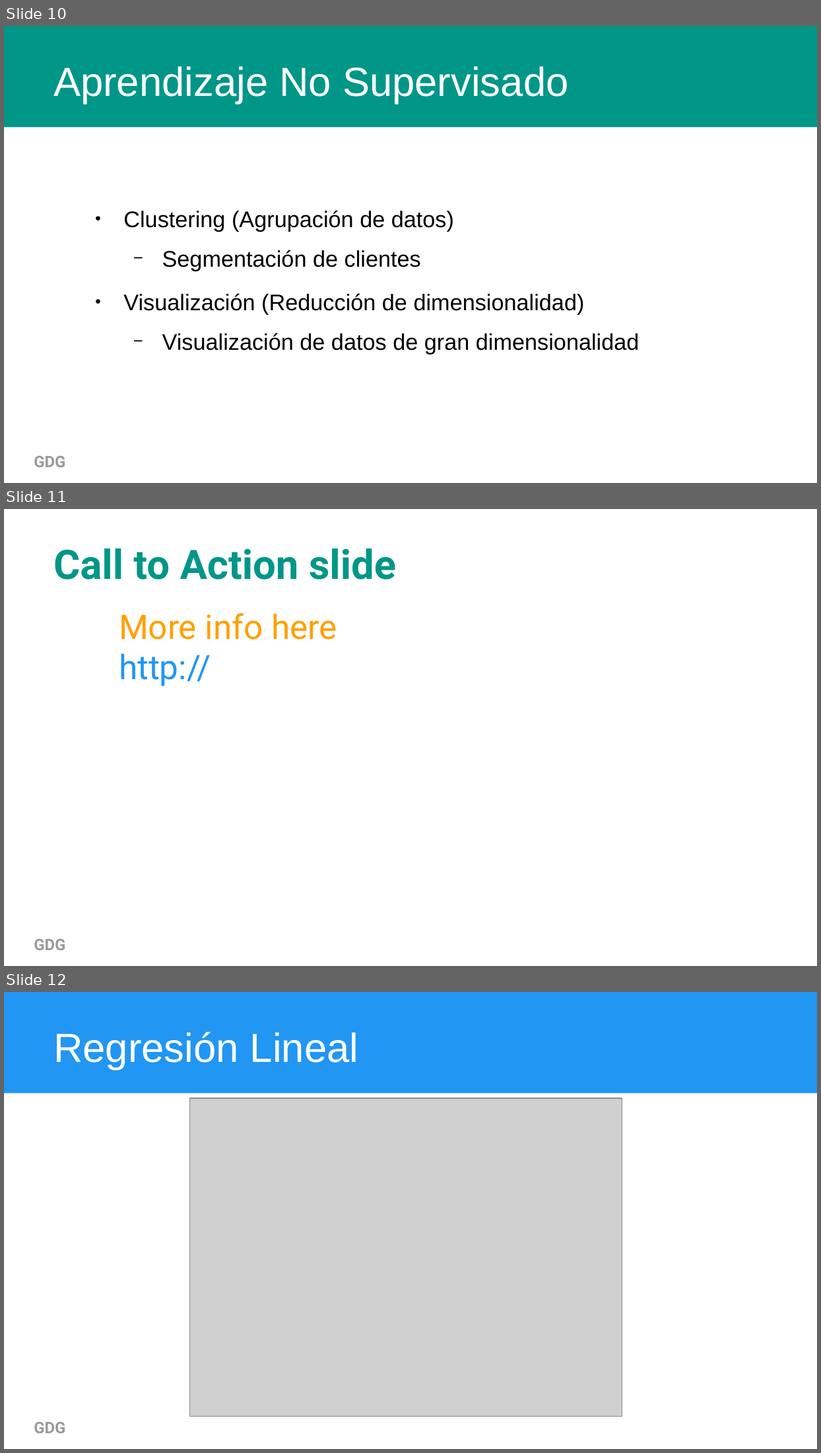
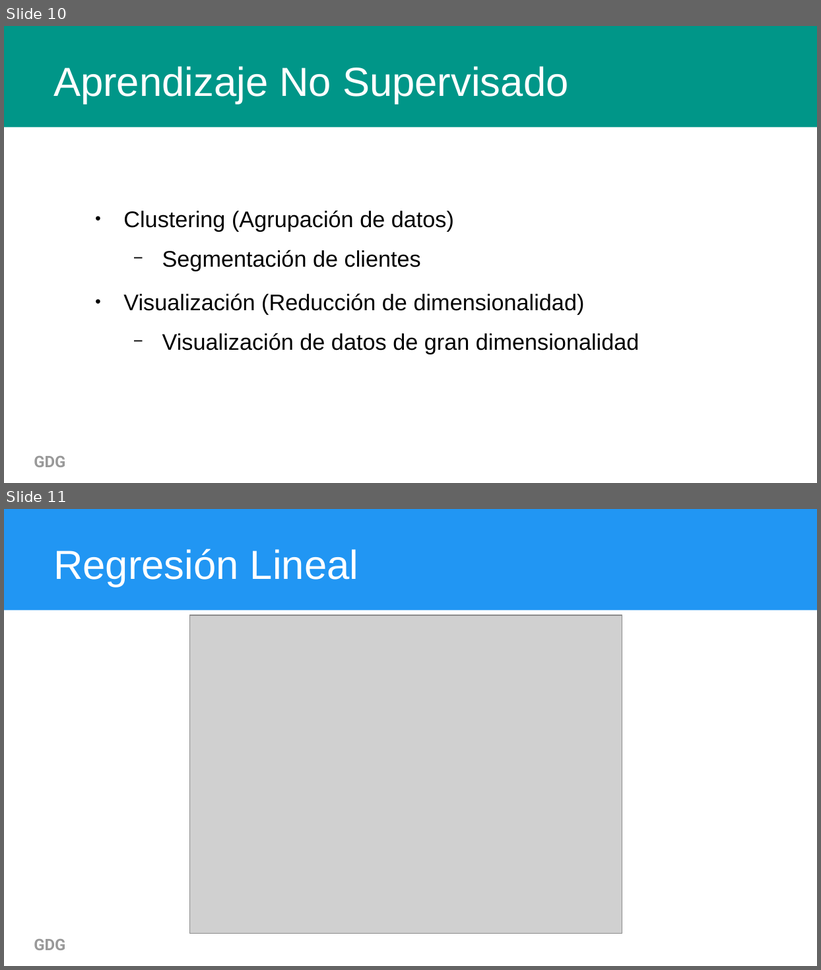
Before and after one commit to tabris2015/deeplearningETN, a slide deck: Plantilla 2.odp. Shown one above the other, each under a label of ours: slides 10, 11 and 12 before the commit, slides 10 and 11 after it. The pictures are 821x1453 and 821x970 pixels, drawn with LibreOffice and Linux fonts; fonts in the diff are those of the drawing; grey boxes stand for pictures; background and template pictures are left out. Boxes give left, top, right and bottom in pixels: in the first picture for what was removed or moved away, otherwise in the second. Text is boxed around its words. In the diff, an @@ line names an element or a change of style, - is before the commit and + after.

```diff
--- a/Plantilla 2.odp
+++ b/Plantilla 2.odp
@@ slide 11 removed at [4, 509, 817, 966], background #FFFFFF; not listed: 1 template element that a slide beside it also shows @@
@@ title removed at [54, 548, 396, 580] @@
-Call to Action slide
@@ text removed at [119, 613, 337, 687] @@
-More info here
-http://
@@ what was slide 12 is now slide 11 @@
```
Also in this commit, not shown: 12 slides changed, 1 other slide removed, 3 other files.
